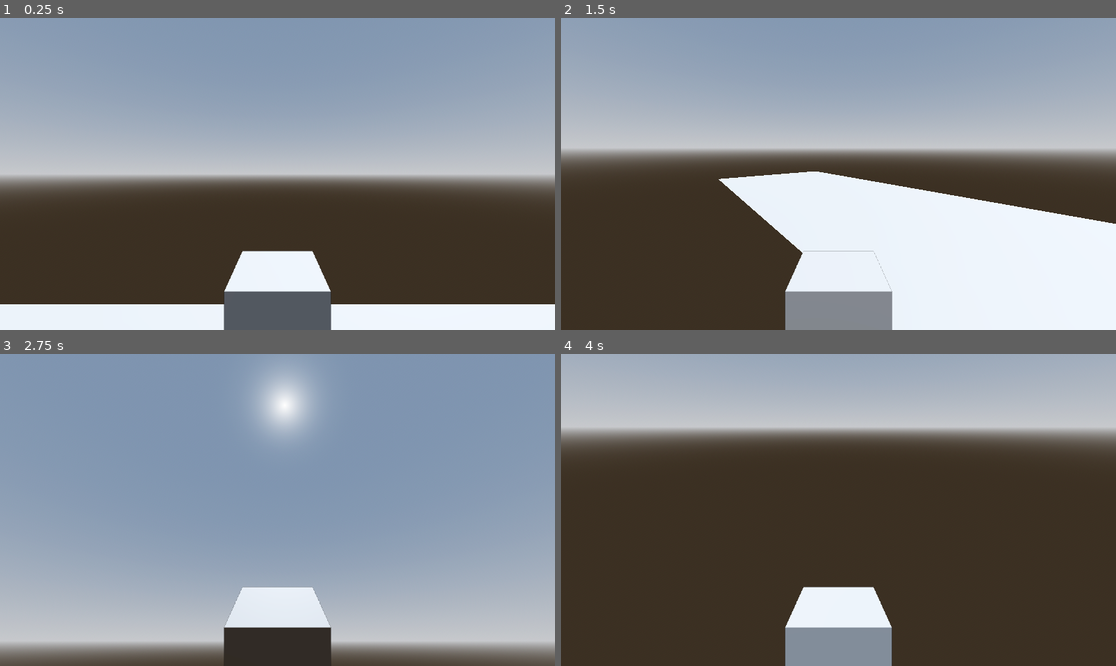
Above: before the commit, frames 1-4 (two rows, left to right).
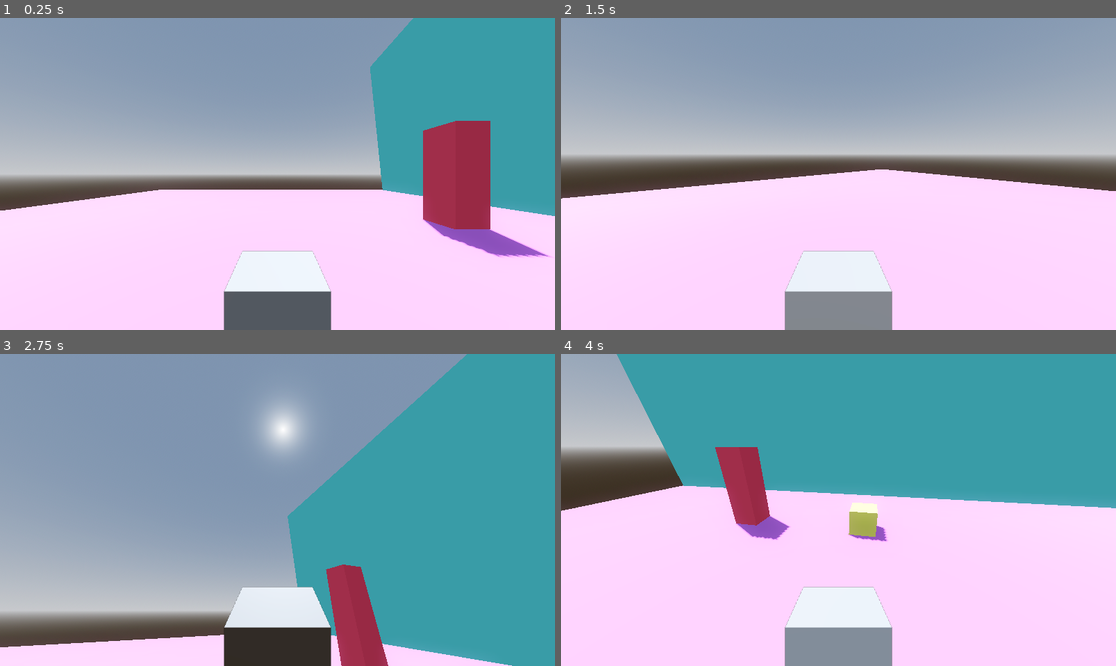
Above: after the commit, the same moments.

Repository: karozaj/Stormwave
Game: Godot game, scene res://scenes/levels/test_level.tscn
The game is run twice, just before and just after one commit, with the same random seed, the same clock (stepped at 60 frames per second) and the same inputs. The project has no main scene, so this scene is started directly.
Inputs (mouse positions are in pixels of both pictures, inside the frame that each line leads up to):
- Up to frame 1 (0.25 s): no input
- Up to frame 2 (1.5 s): tap Enter (ui_accept) at 0.5, 0.6 s; move the mouse to (960, 158) at 0.52 s; hold Right (ui_right) 0.53-1.28 s; hold Shift (sprint, bound only after the commit) 0.53-1.28 s; tap Space (jump, bound only after the commit) at 0.77, 1.07 s; move the mouse to (727, 189) at 1.27 s; hold Down (ui_down) from 1.28 s (still down); tap Shift (sprint, bound only after the commit) at 1.35 s
- Up to frame 3 (2.75 s): tap Space (jump, bound only after the commit) at 1.52, 1.55, 1.82 s; tap Enter (ui_accept) at 2, 2.3 s; move the mouse to (333, 441) at 2.02 s; release Down (ui_down) at 2.03 s; hold Right (ui_right) from 2.03 s (still down); hold Space (jump, bound only after the commit) from 2.03 s (still down)
- Up to frame 4 (4 s): tap Enter (ui_accept) at 2.75, 2.85, 3.5 s; move the mouse to (810, 572) at 2.77 s; release Right (ui_right) at 2.78 s; release Space (jump, bound only after the commit) at 2.78 s; hold Up (ui_up) 2.78-3.53 s; tap Space (jump, bound only after the commit) at 3.02, 3.32, 3.77, 3.8 s; tap Shift (sprint, bound only after the commit) at 3.05 s; move the mouse to (1005, 556) at 3.52 s; hold Left (ui_left) from 3.53 s (still down); hold Shift (sprint, bound only after the commit) from 3.53 s (still down)

The runs differ from the first frame. In frame 1, 57% of the frame differs, in the area x 0-100%, y 0-100%; in frame 2, 46%; in frame 3, 46%; in frame 4, 90%.

Commit message:
update player controller

Diff:
--- a/project.godot
+++ b/project.godot
@@ -19,6 +19,39 @@
 Global="*res://scripts/global.gd"
 MusicPlayer="*res://scenes/music_player.tscn"
 
+[input]
+
+left={
+"deadzone": 0.5,
+"events": [Object(InputEventKey,"resource_local_to_scene":false,"resource_name":"","device":-1,"window_id":0,"alt_pressed":false,"shift_pressed":false,"ctrl_pressed":false,"meta_pressed":false,"pressed":false,"keycode":0,"physical_keycode":65,"key_label":0,"unicode":97,"location":0,"echo":false,"script":null)
+]
+}
+right={
+"deadzone": 0.5,
+"events": [Object(InputEventKey,"resource_local_to_scene":false,"resource_name":"","device":-1,"window_id":0,"alt_pressed":false,"shift_pressed":false,"ctrl_pressed":false,"meta_pressed":false,"pressed":false,"keycode":0,"physical_keycode":68,"key_label":0,"unicode":100,"location":0,"echo":false,"script":null)
+]
+}
+forward={
+"deadzone": 0.5,
+"events": [Object(InputEventKey,"resource_local_to_scene":false,"resource_name":"","device":-1,"window_id":0,"alt_pressed":false,"shift_pressed":false,"ctrl_pressed":false,"meta_pressed":false,"pressed":false,"keycode":0,"physical_keycode":87,"key_label":0,"unicode":119,"location":0,"echo":false,"script":null)
+]
+}
+back={
+"deadzone": 0.5,
+"events": [Object(InputEventKey,"resource_local_to_scene":false,"resource_name":"","device":-1,"window_id":0,"alt_pressed":false,"shift_pressed":false,"ctrl_pressed":false,"meta_pressed":false,"pressed":false,"keycode":0,"physical_keycode":83,"key_label":0,"unicode":115,"location":0,"echo":false,"script":null)
+]
+}
+sprint={
+"deadzone": 0.5,
+"events": [Object(InputEventKey,"resource_local_to_scene":false,"resource_name":"","device":-1,"window_id":0,"alt_pressed":false,"shift_pressed":false,"ctrl_pressed":false,"meta_pressed":false,"pressed":false,"keycode":0,"physical_keycode":4194325,"key_label":0,"unicode":0,"location":0,"echo":false,"script":null)
+]
+}
+jump={
+"deadzone": 0.5,
+"events": [Object(InputEventKey,"resource_local_to_scene":false,"resource_name":"","device":-1,"window_id":0,"alt_pressed":false,"shift_pressed":false,"ctrl_pressed":false,"meta_pressed":false,"pressed":false,"keycode":0,"physical_keycode":32,"key_label":0,"unicode":32,"location":0,"echo":false,"script":null)
+]
+}
+
 [layer_names]
 
 3d_render/layer_1="Layer 1"
--- a/scenes/levels/test_level.tscn
+++ b/scenes/levels/test_level.tscn
@@ -16,10 +16,27 @@
 glow_enabled = true
 
 [sub_resource type="PlaneMesh" id="PlaneMesh_w35jm"]
-size = Vector2(15, 5)
+size = Vector2(24.075, 31.45)
 
-[sub_resource type="ConcavePolygonShape3D" id="ConcavePolygonShape3D_0huww"]
-data = PackedVector3Array(7.5, 0, 2.5, -7.5, 0, 2.5, 7.5, 0, -2.5, -7.5, 0, 2.5, -7.5, 0, -2.5, 7.5, 0, -2.5)
+[sub_resource type="StandardMaterial3D" id="StandardMaterial3D_wqlfb"]
+albedo_color = Color(0.423529, 1, 1, 1)
+
+[sub_resource type="ConcavePolygonShape3D" id="ConcavePolygonShape3D_ic2n3"]
+data = PackedVector3Array(12.0375, 0, 15.725, -12.0375, 0, 15.725, 12.0375, 0, -15.725, -12.0375, 0, 15.725, -12.0375, 0, -15.725, 12.0375, 0, -15.725)
+
+[sub_resource type="StandardMaterial3D" id="StandardMaterial3D_prpbr"]
+albedo_color = Color(0.808558, 0.421863, 0.841713, 1)
+
+[sub_resource type="BoxMesh" id="BoxMesh_52371"]
+
+[sub_resource type="StandardMaterial3D" id="StandardMaterial3D_ni8xl"]
+albedo_color = Color(1, 1, 0.423529, 1)
+
+[sub_resource type="BoxMesh" id="BoxMesh_3ae61"]
+size = Vector3(1, 5.33, 1)
+
+[sub_resource type="StandardMaterial3D" id="StandardMaterial3D_xm2vq"]
+albedo_color = Color(1, 0.305882, 0.423529, 1)
 
 [node name="TestLevel" type="Node3D"]
 
@@ -30,13 +47,38 @@
 transform = Transform3D(-0.866025, -0.433013, 0.25, 0, 0.5, 0.866025, -0.5, 0.75, -0.433013, 0, 0, 0)
 shadow_enabled = true
 
+[node name="StaticBody3D2" type="StaticBody3D" parent="."]
+transform = Transform3D(-0.107113, -0.994238, 0.00417872, 0.994244, -0.107102, 0.00286121, -0.00239719, 0.00446113, 0.999987, 11.5641, 0, 0)
+
+[node name="MeshInstance3D" type="MeshInstance3D" parent="StaticBody3D2"]
+transform = Transform3D(0.999951, -2.52476e-09, -0.00991331, -4.62023e-09, 1, 4.65661e-10, 0.00991331, -4.65661e-10, 0.999951, 0.195506, 0.949179, 0.188467)
+mesh = SubResource("PlaneMesh_w35jm")
+surface_material_override/0 = SubResource("StandardMaterial3D_wqlfb")
+
+[node name="CollisionShape3D2" type="CollisionShape3D" parent="StaticBody3D2"]
+transform = Transform3D(0.999951, 0, -0.00991331, 0, 1, 0, 0.00991331, 0, 0.999951, 0, 0, 0)
+shape = SubResource("ConcavePolygonShape3D_ic2n3")
+
 [node name="StaticBody3D" type="StaticBody3D" parent="."]
 
 [node name="MeshInstance3D" type="MeshInstance3D" parent="StaticBody3D"]
+transform = Transform3D(0.999951, 0, -0.00991331, 0, 1, 0, 0.00991331, 0, 0.999951, 0, 0, 0)
 mesh = SubResource("PlaneMesh_w35jm")
 skeleton = NodePath("../..")
+surface_material_override/0 = SubResource("StandardMaterial3D_prpbr")
 
-[node name="CollisionShape3D" type="CollisionShape3D" parent="StaticBody3D"]
-shape = SubResource("ConcavePolygonShape3D_0huww")
+[node name="CollisionShape3D2" type="CollisionShape3D" parent="StaticBody3D"]
+transform = Transform3D(0.999951, 0, -0.00991331, 0, 1, 0, 0.00991331, 0, 0.999951, 0, 0, 0)
+shape = SubResource("ConcavePolygonShape3D_ic2n3")
 
 [node name="Player" parent="." instance=ExtResource("1_o7qv8")]
+
+[node name="MeshInstance3D" type="MeshInstance3D" parent="."]
+transform = Transform3D(1, 0, 0, 0, 1, 0, 0, 0, 1, 5.7032, 0.460458, 0)
+mesh = SubResource("BoxMesh_52371")
+surface_material_override/0 = SubResource("StandardMaterial3D_ni8xl")
+
+[node name="MeshInstance3D2" type="MeshInstance3D" parent="."]
+transform = Transform3D(1, 0, 0, 0, 1, 0, 0, 0, 1, 5.7032, 0.460458, -4.99341)
+mesh = SubResource("BoxMesh_3ae61")
+surface_material_override/0 = SubResource("StandardMaterial3D_xm2vq")
--- a/scenes/player/movement_manager.tscn
+++ b/scenes/player/movement_manager.tscn
@@ -1,3 +1,19 @@
-[gd_scene format=3 uid="uid://vq2ju3qo2hr3"]
+[gd_scene load_steps=2 format=3 uid="uid://vq2ju3qo2hr3"]
+
+[ext_resource type="Script" path="res://scripts/movement_manager.gd" id="1_657pr"]
 
 [node name="MovementManager" type="Node3D"]
+script = ExtResource("1_657pr")
+
+[node name="CoyoteTimer" type="Timer" parent="."]
+process_callback = 0
+wait_time = 0.5
+one_shot = true
+
+[node name="BufferTimer" type="Timer" parent="."]
+process_callback = 0
+wait_time = 0.15
+one_shot = true
+
+[connection signal="timeout" from="CoyoteTimer" to="." method="_on_coyote_timer_timeout"]
+[connection signal="timeout" from="BufferTimer" to="." method="_on_buffer_timer_timeout"]
--- a/scenes/player/player.tscn
+++ b/scenes/player/player.tscn
@@ -23,6 +23,7 @@
 [node name="MainCamera" type="Camera3D" parent="Pivot"]
 cull_mask = 524287
 current = true
+fov = 90.0
 
 [node name="WeaponCamera" type="Camera3D" parent="Pivot"]
 cull_mask = 524288
@@ -55,3 +56,5 @@
 handle_input_locally = false
 size = Vector2i(1152, 648)
 render_target_update_mode = 4
+
+[node name="FootstepAudioPlayer" type="AudioStreamPlayer3D" parent="."]
--- /dev/null
+++ b/scripts/movement_manager.gd
@@ -0,0 +1,49 @@
+extends Node3D
+
+@onready var coyote_timer:Timer=$CoyoteTimer
+@onready var jump_buffer_timer:Timer=$BufferTimer
+
+const SPEED:float=5.0
+const SPRINT_SPEED:float=10.0
+
+@export_category("Movement Parameters")
+@export var jump_peak_time:float=.5
+@export var jump_fall_time:float=.5
+@export var jump_height:float=2.5
+@export var jump_distance:float=10.0
+@export var movement_lerp_val:float=0.01
+@export var sprint_lerp_val:float=0.01
+#parameters to calculate
+var jump_gravity:float=ProjectSettings.get_setting("physics/2d/default_gravity")
+var fall_gravity:float=jump_gravity*2
+var jump_velocity:float
+var speed:float
+var sprint_speed:float
+var walk_speed:float
+#parameters to determine if player can jump
+var jump_available:bool=true
+var jump_buffer:bool=false
+
+func _ready() -> void:
+	calculate_movement_parameters()
+	speed=walk_speed
+
+func calculate_movement_parameters()->void:
+	jump_gravity=(2*jump_height)/pow(jump_peak_time,2)
+	fall_gravity=(2*jump_height)/pow(jump_fall_time,2)
+	jump_velocity=jump_gravity*jump_peak_time
+	sprint_speed=jump_distance/(jump_peak_time+jump_fall_time)
+	walk_speed=sprint_speed/2.0
+
+func set_sprint_speed(delta:float)->void:
+	speed=lerp(speed,sprint_speed,1-pow(sprint_lerp_val,delta))
+
+
+func set_walk_speed(delta:float)->void:
+	speed=lerp(speed,walk_speed,1-pow(sprint_lerp_val,delta))
+
+func _on_coyote_timer_timeout() -> void:
+	jump_available=false
+
+func _on_buffer_timer_timeout() -> void:
+	jump_buffer=false
--- a/scripts/player.gd
+++ b/scripts/player.gd
@@ -1,45 +1,102 @@
 extends CharacterBody3D
 
+const SENSITIVITY=0.004
+
+@onready var movement_manager=$MovementManager
+@onready var weapon_manager=$Pivot/WeaponCamera/WeaponManager
 @onready var pivot:Node3D=$Pivot
 @onready var main_camera:Camera3D=$Pivot/MainCamera
 @onready var weapon_camera:Camera3D=$Pivot/WeaponCamera
 
-const SENSITIVITY=0.004
-const SPEED = 5.0
-const JUMP_VELOCITY = 4.5
+#head bob variables
+@export_category("Headbob")
+@export var headbob_frequency:float=1.75
+@export var headbob_amplitude:float=0.075
+var headbob_positon:float=0.0
 
+#fov
+@export_category("FOV")
+@export var base_fov:float=90.0
+@export var fov_increase:float=2.5
 
 func _ready() -> void:
 	RenderingServer.viewport_attach_camera($CanvasLayer/SubViewportContainer/SubViewport.get_viewport_rid(),weapon_camera.get_camera_rid())
 
 
 func _physics_process(delta: float) -> void:
+	#print(Vector2(velocity.x,velocity.z).length())
+	if not is_on_floor():
+	# Add the gravity.
+		if movement_manager.jump_available:
+				if movement_manager.coyote_timer.is_stopped():
+					movement_manager.coyote_timer.start()
+		if velocity.y>=0 and Input.is_action_pressed("jump"):
+			velocity.y -= movement_manager.jump_gravity * delta
+		elif velocity.y>0:
+			velocity.y -= 1.75*movement_manager.fall_gravity * delta
+		else:
+			velocity.y-= movement_manager.fall_gravity * delta
+	else:
+		if Input.is_action_pressed("sprint"):
+			movement_manager.set_sprint_speed(delta)
+		else:
+			movement_manager.set_walk_speed(delta)
+		movement_manager.jump_available=true
+		movement_manager.coyote_timer.stop()
+		if movement_manager.jump_buffer:
+			jump()
 
-	# Add the gravity.
-	if not is_on_floor():
-		velocity += get_gravity() * delta
+	if Input.is_action_just_pressed("jump"):
+		if movement_manager.jump_available:
+			jump()
+		else:
+			movement_manager.jump_buffer=true
+			movement_manager.jump_buffer_timer.start()
 
-	# Handle jump.
-	if Input.is_action_just_pressed("ui_accept") and is_on_floor():
-		velocity.y = JUMP_VELOCITY
+	var input_dir := Input.get_vector("left", "right", "forward", "back")
+	var direction = (transform.basis * Vector3(input_dir.x, 0, input_dir.y)).normalized()
+	#direction=direction.rotated(Vector3.UP, pivot.rotation.y)
+	var lerp_val:float=movement_manager.movement_lerp_val
+	if is_on_floor()==false:
+		lerp_val=lerp_val*2
+	if direction:
+		velocity.x = lerp(velocity.x,direction.x * movement_manager.speed,1-pow(lerp_val,delta))
+		velocity.z = lerp(velocity.z,direction.z * movement_manager.speed,1-pow(lerp_val,delta))
+	else :
+		velocity.x = lerp(velocity.x,0.0,1-pow(lerp_val,delta))
+		velocity.z = lerp(velocity.z,0.0,1-pow(lerp_val,delta))
 
-	# Get the input direction and handle the movement/deceleration.
-	# As good practice, you should replace UI actions with custom gameplay actions.
-	var input_dir := Input.get_vector("ui_left", "ui_right", "ui_up", "ui_down")
-	var direction := (transform.basis * Vector3(input_dir.x, 0, input_dir.y)).normalized()
-	if direction:
-		velocity.x = direction.x * SPEED
-		velocity.z = direction.z * SPEED
-	else:
-		velocity.x = move_toward(velocity.x, 0, SPEED)
-		velocity.z = move_toward(velocity.z, 0, SPEED)
+	increase_fov_when_moving(delta,lerp_val)
+	headbob(delta)
 
 	move_and_slide()
 
+
 func _unhandled_input(event: InputEvent) -> void:
+	#mouselook
 	if event is InputEventMouseMotion:
+		#pivot.rotate_y(-event.relative.x * SENSITIVITY)
 		rotate_y(-event.relative.x * SENSITIVITY)
 		main_camera.rotate_x(-event.relative.y * SENSITIVITY)
 		main_camera.rotation.x = clamp(main_camera.rotation.x, deg_to_rad(-90), deg_to_rad(90))
 		weapon_camera.rotate_x(-event.relative.y * SENSITIVITY)
 		weapon_camera.rotation.x = clamp(weapon_camera.rotation.x, deg_to_rad(-90), deg_to_rad(90))
+
+
+func jump()->void:
+	velocity.y=movement_manager.jump_velocity
+	movement_manager.jump_available=false
+
+
+func headbob(delta:float)->void:
+	headbob_positon+=delta*Vector2(velocity.x,velocity.z).length()*float(is_on_floor())
+	var camera_position:Vector3=Vector3.ZERO
+	camera_position.y=sin(headbob_positon*headbob_frequency)*headbob_amplitude
+	camera_position.x=cos(headbob_positon*headbob_frequency/2.0)*headbob_amplitude
+	main_camera.transform.origin=camera_position
+	weapon_camera.transform.origin=camera_position
+
+func increase_fov_when_moving(delta:float,lerp_val:float)->void:
+	var velocity_clamped:float=clamp(Vector2(velocity.x,velocity.z).length(),0.0,movement_manager.sprint_speed)
+	var target_fov:float=base_fov+fov_increase*velocity_clamped
+	main_camera.fov=lerp(main_camera.fov,target_fov,1-pow(lerp_val,delta))
Not shown: 1 places in scenes/levels/test_level.tscn that only renumber resources
